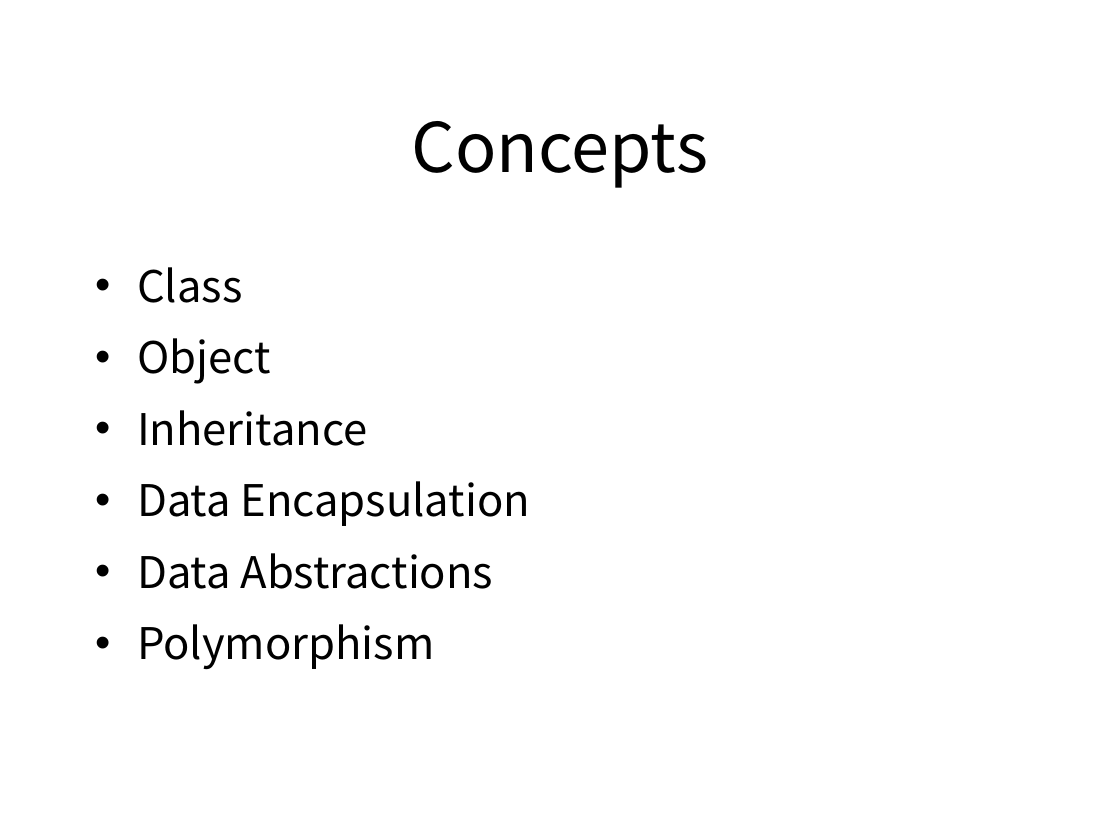
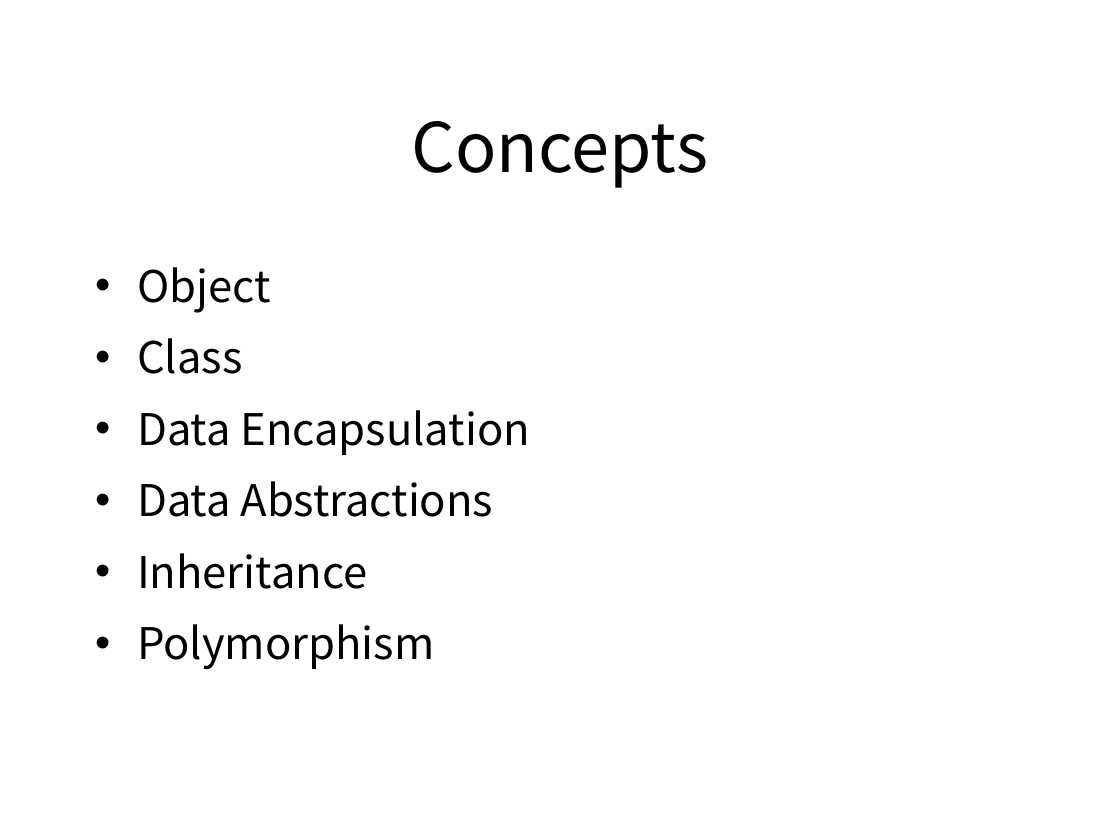
Before and after one commit to pankajfri/Training-Materials, a slide deck: slide 9 of Objected Oriented Programming Concepts Using C++ & Data Structures/OOPs with C++.pptx (slide 3 before the commit). Drawn at 1120x840 pixels with LibreOffice and Linux fonts; fonts in the diff are those of the drawing; background and template pictures are left out. Boxes give left, top, right and bottom in pixels: in the first picture for what was removed or moved away, otherwise in the second. Text is boxed around its words. In the diff, an @@ line names an element or a change of style, - is before the commit and + after.

```diff
--- a/Objected Oriented Programming Concepts Using C++ & Data Structures/OOPs with C++.pptx
+++ b/Objected Oriented Programming Concepts Using C++ & Data Structures/OOPs with C++.pptx
@@ text at (137,267,270,313): paragraph added @@
+• Object
@@ text at (137,338,367,446): paragraphs removed @@
-• Object
-• Inheritance
@@ text at (137,553,367,589): paragraph added @@
+• Inheritance
```
Also in this commit, not shown: 1 other slide changed, 6 slides added, 6 other files.
